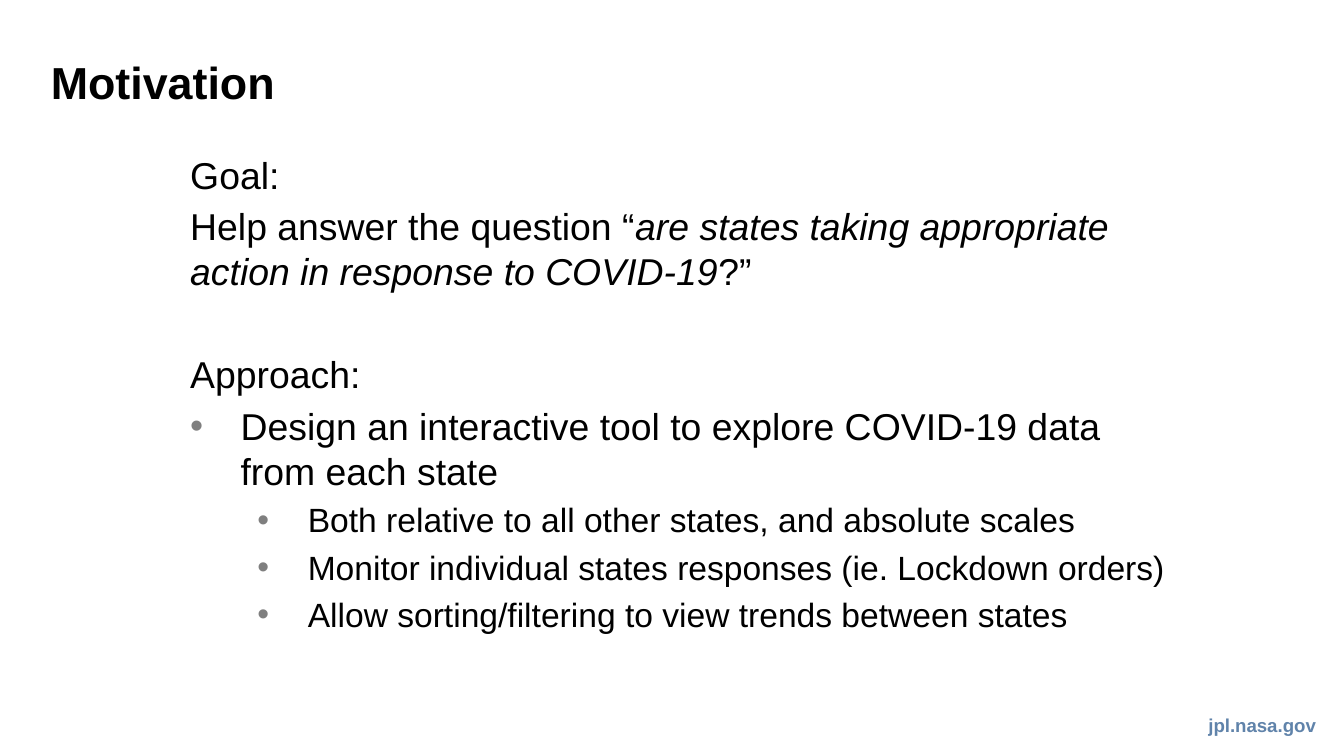
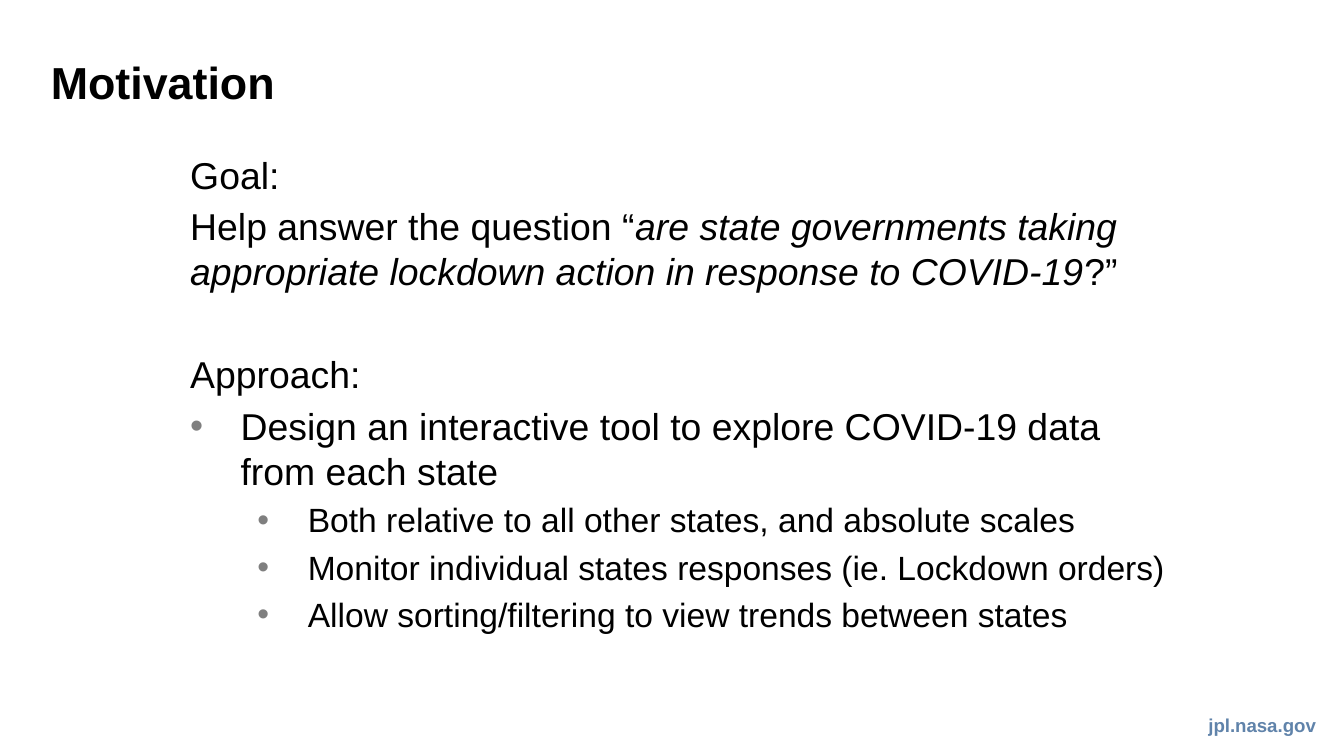
Before and after one commit to ericjunkins/covid-19-us-states, a slide deck: slide 2 of pptx/covid_us_dashboard.pptx. Drawn at 1344x756 pixels with LibreOffice and Linux fonts; fonts in the diff are those of the drawing. Boxes give left, top, right and bottom in pixels: in the first picture for what was removed or moved away, otherwise in the second. Text is boxed around its words. In the diff, an @@ line names an element or a change of style, - is before the commit and + after.

```diff
--- a/pptx/covid_us_dashboard.pptx
+++ b/pptx/covid_us_dashboard.pptx
@@ text at [190,213,1118,293]: text changed @@
-Help answer the question “are states taking appropriate action in response to COVID-19?”
+Help answer the question “are state governments taking appropriate lockdown action in response to COVID-19?”
```
Also in this commit, not shown: 2 other slides changed, 5 slides added, 1 other file.
